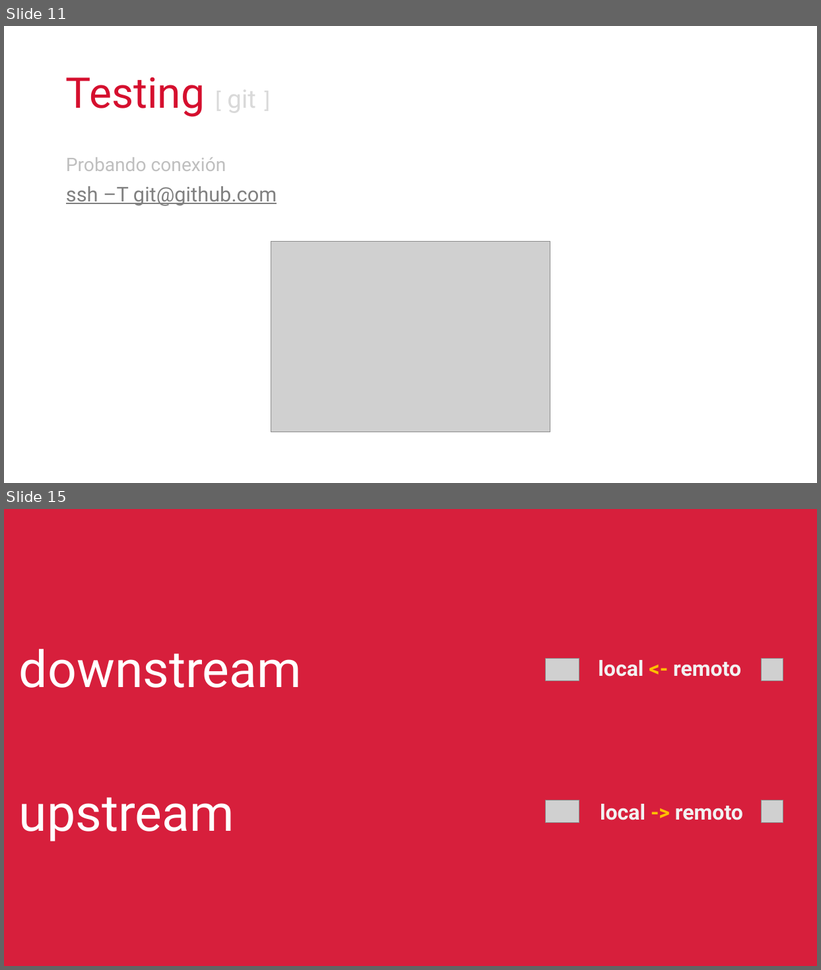
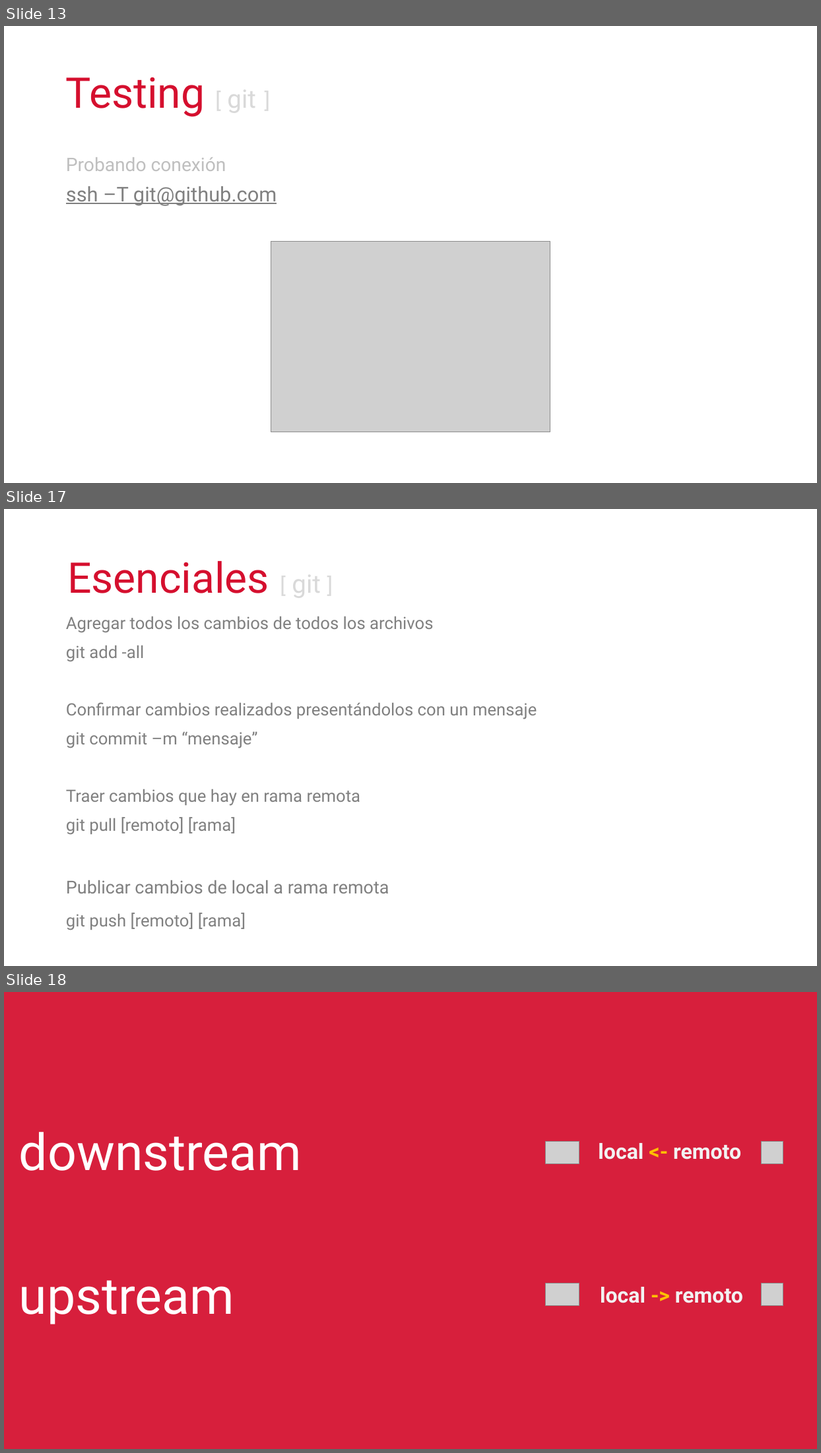
Before and after one commit to cimadev/PlaticasTalleres, a slide deck: 2017/dec_7_Git_GitHub_WorkShop/DGO.pptx. Shown one above the other, each under a label of ours: slides 11 and 15 before the commit, slides 13, 17 and 18 after it; the slides between them are not shown. The pictures are 821x970 and 821x1453 pixels, drawn with LibreOffice and Linux fonts; fonts in the diff are those of the drawing; grey boxes stand for pictures. Boxes give left, top, right and bottom in pixels: in the first picture for what was removed or moved away, otherwise in the second. Text is boxed around its words. In the diff, an @@ line names an element or a change of style, - is before the commit and + after.

```diff
--- a/2017/dec_7_Git_GitHub_WorkShop/DGO.pptx
+++ b/2017/dec_7_Git_GitHub_WorkShop/DGO.pptx
@@ slide 17 added at (4, 509, 817, 966), background #FFFFFF @@
@@ text added at (67, 561, 321, 600), 50 pt, text #D50F2E @@
+Esenciales [ git ]
@@ text added at (66, 617, 537, 894), 20 pt, text #808080 @@
+Agregar todos los cambios de todos los archivos
+git add -all
+Confirmar cambios realizados presentándolos con un mensaje
+git commit –m “mensaje”
+Traer cambios que hay en rama remota
+git pull [remoto] [rama]
+Publicar cambios de local a rama remota
+git push [remoto] [rama]
@@ what was slide 11 is now slide 13 @@
@@ what was slide 15 is now slide 18 @@
```
Also in this commit, not shown: 6 slides changed, 9 other slides added, 10 slides removed.
